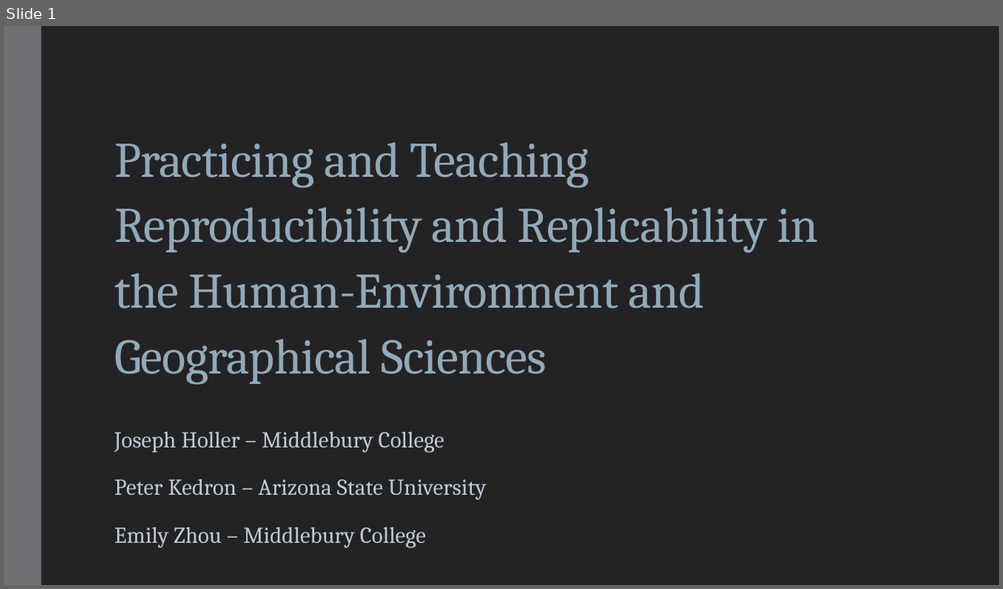
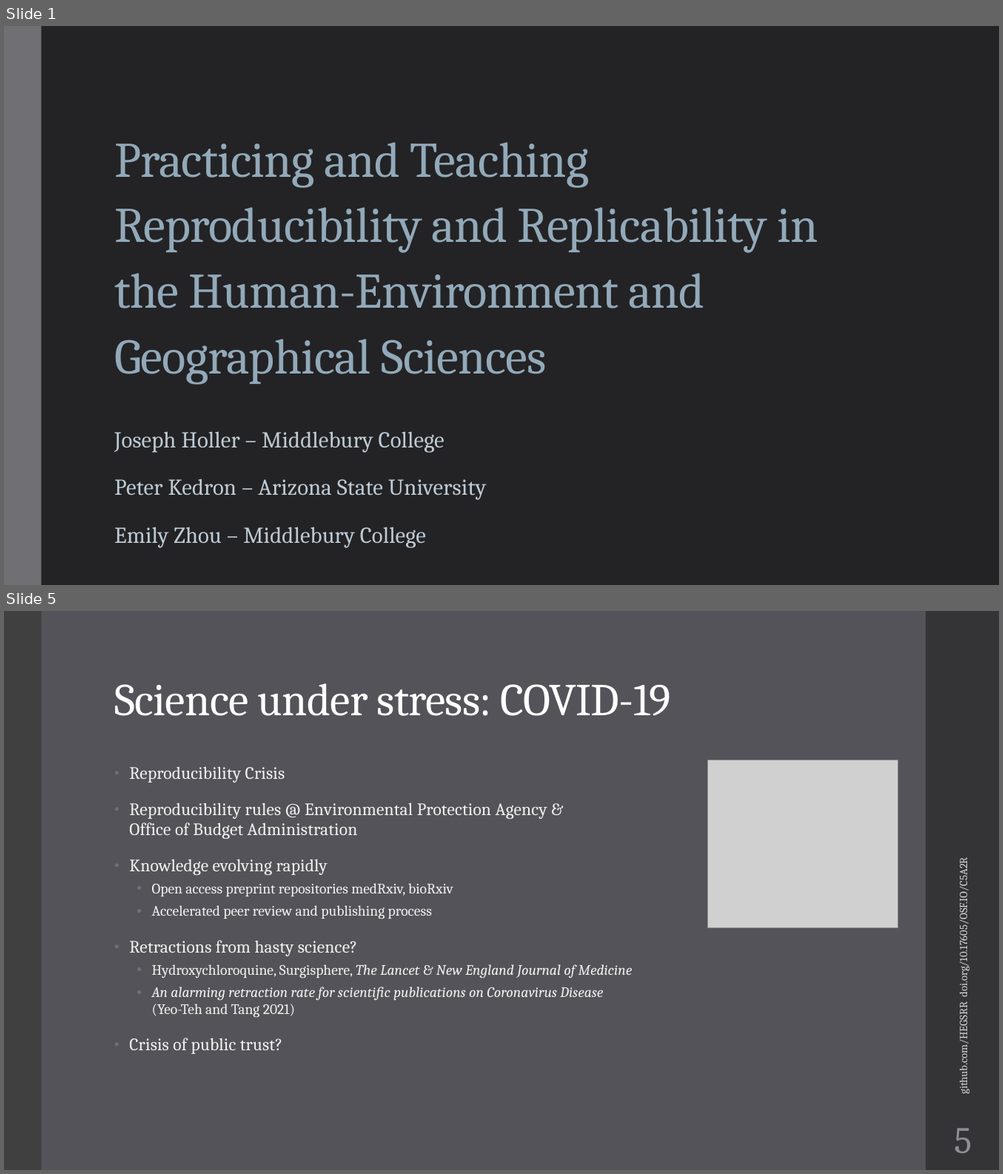
Before and after one commit to HEGSRR/UCGIS-Workshop, a slide deck: 01_Introduction.pptx. Shown one above the other, each under a label of ours: slide 1 before the commit, slides 1 and 5 after it; the slides between them are not shown. The pictures are 1003x589 and 1003x1174 pixels, drawn with LibreOffice and Linux fonts; fonts in the diff are those of the drawing; grey boxes stand for pictures. Boxes give left, top, right and bottom in pixels: in the first picture for what was removed or moved away, otherwise in the second. Text is boxed around its words. In the diff, an @@ line names an element or a change of style, - is before the commit and + after.

```diff
--- a/01_Introduction.pptx
+++ b/01_Introduction.pptx
@@ slide 5 added at (4, 611, 999, 1170), background #535359 @@
@@ rectangle added at (4, 611, 41, 1170), fill #404040 @@
@@ rectangle added at (925, 611, 999, 1170), fill #353537 @@
@@ title added at (114, 684, 671, 716), 44 pt, text #FFFFFF @@
+Science under stress: COVID-19
@@ picture added at (708, 760, 898, 928) @@
@@ text added at (129, 766, 632, 1054), 14 pt, text #F2F2F2 @@
+• Reproducibility Crisis
+• Reproducibility rules @ Environmental Protection Agency &
+  Office of Budget Administration
+• Knowledge evolving rapidly
+  • Open access preprint repositories medRxiv, bioRxiv
+  • Accelerated peer review and publishing process
+• Retractions from hasty science?
+  • Hydroxychloroquine, Surgisphere, The Lancet & New England Journal of Medicine
+  • An alarming retraction rate for scientific publications on Coronavirus Disease
+    (Yeo-Teh and Tang 2021)
+• Crisis of public trust?
@@ text added at (956, 871, 970, 1092), 10.5 pt, text #D9D9DB @@
+github.com/HEGSRR doi.org/10.17605/OSF.IO/C5A2R
@@ page number added at (953, 1128, 971, 1153), 36 pt, text #8E8E94 @@
+5
```
Also in this commit, not shown: 11 slides changed, 14 other slides added.
